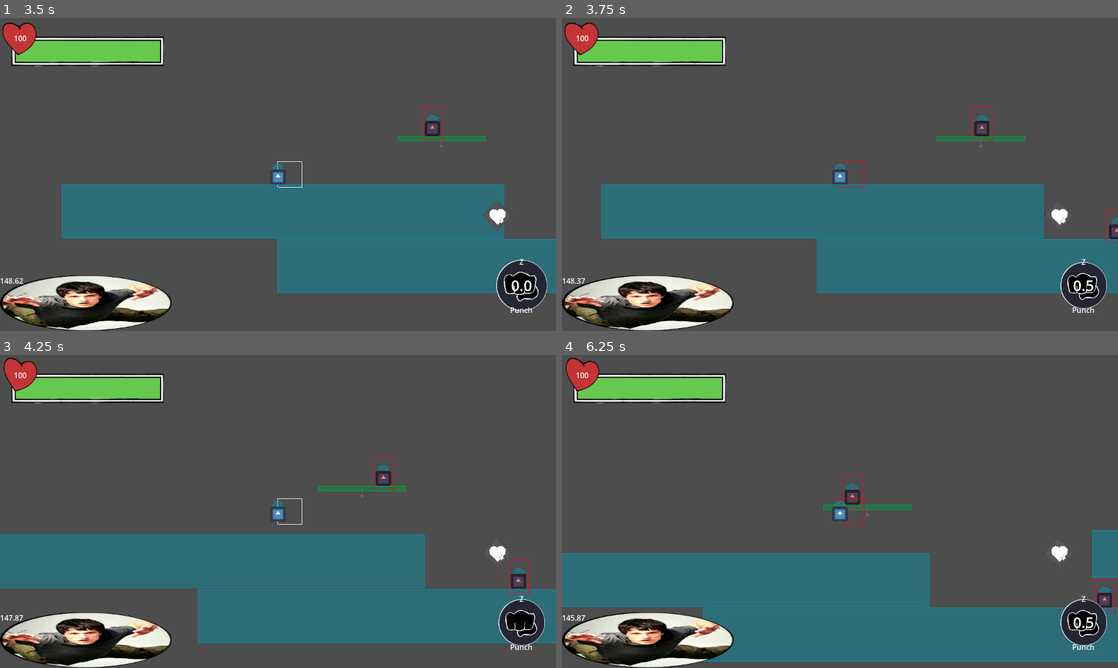
Above: before the commit, frames 1-4 (two rows, left to right).
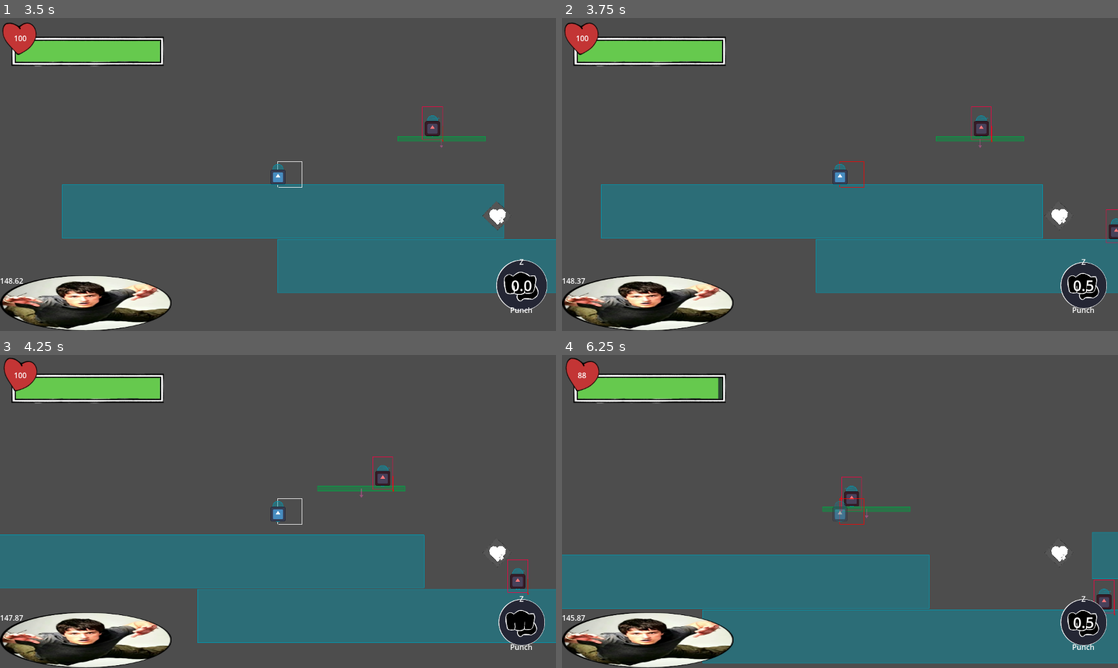
Above: after the commit, the same moments.

Repository: Normai11/gracearena
Game: Godot game, scene res://Scenes/Menus/Main/MainMenu.tscn
Same seed, same stepped clock (60 frames per second), same inputs: the game is played once before the commit and once after it. The engine's default icon, where the game draws it, is replaced by a stand-in: a white triangle on a blue panel in a dark square.
Inputs (mouse positions are in pixels of both pictures, inside the frame that each line leads up to):
- Up to frame 1 (3.5 s): click "Start" at 0.5 s; click "Start" at 1.25 s; click "BEGIN" at 2 s; click (522, 284) at 2.75 s
- Up to frame 2 (3.75 s): tap Enter at 3.5 s; move the mouse to (962, 158) at 3.52 s; hold Right (right) from 3.53 s (still down); hold Z (primary) from 3.53 s (still down)
- Up to frame 3 (4.25 s): keep holding Right (right); keep holding Z (primary); tap Up (jump) at 3.77 s; tap A (quarternary) at 3.8 s
- Up to frame 4 (6.25 s): move the mouse to (728, 527) at 4.27 s; release Z (primary) at 4.28 s; tap A (quarternary) at 4.35 s; tap Up (jump) at 4.52, 6.02 s; tap X (secondary) at 4.55 s; move the mouse to (895, 442) at 5.02 s; release Right (right) at 5.03 s; hold Left (left) 5.03-5.78 s; hold X (secondary) 5.03-5.78 s; tap C (tertiary) at 5.3, 5.85 s; move the mouse to (812, 574) at 5.77 s; hold Right (right) from 5.78 s (still down); tap Z (primary) at 6.05 s

Frame 1 is identical in both runs. In frame 2, 0.2% of the frame differs, in the area x 7-100%, y 28-88%; in frame 3, 0.3%; in frame 4, 2.9%, in the area x 0-100%, y 5-99%.

Commit message:
accel + deccel add
yay

Diff:
--- a/Scripts/Abilities/abDash.gd
+++ b/Scripts/Abilities/abDash.gd
@@ -13,11 +13,14 @@
 	abDisplay._start_cooldown(cooldown)
 	player._start_endlag(endlag + duration)
 	player.moveType = function
+	player.friction = 3
+	player.accel = 3
 	await(timer.timeout)
 	_end_cooldown()
 
 func _end_cooldown():
 	player.moveType = funcType.CONTINUE
+	side_effect()
 	timer.stop()
 
 func _physics_process(_delta: float) -> void:
@@ -29,3 +32,9 @@
 		if Input.is_action_just_pressed("jump"):
 			timer.emit_signal("timeout")
 			player.velocity.y = -player.jump_force / 1.25
+
+func side_effect() -> void:
+	var tween = get_tree().create_tween()
+	var tween2 = get_tree().create_tween()
+	tween.tween_property(player, "friction", 20, 0.5)
+	tween2.tween_property(player, "accel", 90, 0.5)
--- a/Scripts/Abilities/abRam.gd
+++ b/Scripts/Abilities/abRam.gd
@@ -1,8 +1,10 @@
 extends abilityTemp
 
 @export var speedCap : float
+var currentSpeed : float = 0.0
 @export var ramPierce : int = 1
 var kills : int = 0
+var cancelled : bool = false
 
 @onready var timer = $durTimer
 @onready var hurtbox = $hurtbox
@@ -14,7 +16,7 @@
 	collision.disabled = true
 	print("Loaded!")
 
-func _physics_process(_delta: float) -> void:
+func _physics_process(delta: float) -> void:
 	hurtbox.position = player.position
 	if player.direction != 0:
 		if player.direction == 1:
@@ -22,46 +24,72 @@
 		else:
 			hurtbox.rotation_degrees = 180
 	if timer.time_left > 0:
-		player.velocity.x = player.direction * speedCap
+		var velocityWeight : float = delta * (player.accel if player.moveNode.get_movement_input() else player.friction)
+		player.velocity.x = lerp(player.velocity.x, player.direction * currentSpeed, velocityWeight)
 		player.move_and_slide()
 		if player.is_on_wall():
 			timer.emit_signal("timeout")
 			player.velocity.y = -1300
+			player.accel = 90
+			player.friction = 20
 			player.stun(-player.direction, speedCap / 3)
 		if abilitySlot == 0:
 			if !Input.is_action_pressed("primary"):
+				cancelled = true
 				timer.emit_signal("timeout")
 		elif abilitySlot == 1:
 			if !Input.is_action_pressed("secondary"):
+				cancelled = true
 				timer.emit_signal("timeout")
 		elif abilitySlot == 2:
 			if !Input.is_action_pressed("tertiary"):
+				cancelled = true
 				timer.emit_signal("timeout")
 		elif abilitySlot == 3:
 			if !Input.is_action_pressed("quarternary"):
+				cancelled = true
 				timer.emit_signal("timeout")
 
 func _ability_activate():
+	player.friction = 1
+	player.accel = 1
 	timer.start()
 	collision.disabled = false
 	player._start_endlag(endlag + duration)
 	player.moveType = function
+	currentSpeed = speedCap
 	await(timer.timeout)
 	_end_cooldown()
+	side_effect()
 
 func _end_cooldown():
 	timer.stop()
 	abDisplay._start_cooldown(cooldown)
 	collision.set_deferred("disabled", true)
-	player.moveType = funcType.CONTINUE
 	player._start_endlag(1)
 
 func body_check(body: Node) -> void:
 	#print(body)
 	if body is Enemy:
 		kills += 1
+		currentSpeed -= 200
 		body.damage_by(dmg, player.direction)
 		if kills >= ramPierce:
 			timer.emit_signal("timeout")
 			player.velocity.y = -1300
+			player.accel = 90
+			player.friction = 20
 			player.stun(-player.direction, speedCap / 3)
+
+func side_effect() -> void:
+	if 1 == 1:
+	#if !cancelled:
+		var tween = get_tree().create_tween()
+		var tween2 = get_tree().create_tween()
+		tween.tween_property(player, "friction", 20, 0.75)
+		tween2.tween_property(player, "accel", 90, 0.75)
+	else:
+		pass #inflict slowness effect
+	var timer = get_tree().create_timer(0.3)
+	await timer.timeout
+	player.moveType = funcType.CONTINUE
--- a/Scripts/Characters/player.gd
+++ b/Scripts/Characters/player.gd
@@ -16,6 +16,8 @@
 @export var gravity_cap : float = 1500.0
 
 @export_category("Attributes")
+@export var accel : float = 90.0
+@export var friction : float = 20.0
 @export var max_health : float = 100.0
 @export var health : float = 100.0
 @export var abilities : Array[int] = []
@@ -102,19 +104,18 @@
 				trigger_ability(abilities[3])
 
 func _physics_process(delta: float) -> void:
+	var movement = moveNode.get_movement_input()
 	var speed : float = move_speed
-
 	if moveNode.get_sprint():
 		speed = move_speed * 1.55
-	var movement = moveNode.get_movement_input() * speed
+	if moveType != 2 && moveType != 1 && moveType != 5:
+		if !movement == 0:
+			direction = movement
+
 	if moveType == 5:
 		movement = 0
-	elif stunned:
-		movement = stunDir * stunDist
 
-	if moveType != 2 && moveType != 1 && moveType != 5:
-		if moveNode.get_movement_input() != 0:
-			direction = moveNode.get_movement_input()
+	var velocityWeight : float = delta * (accel if movement else friction)
 
 	# jump input
 	if moveNode.get_jump() && is_on_floor():
@@ -125,10 +126,14 @@
 	velocity.y += gravity * delta
 	if velocity.y >= gravity_cap:
 		velocity.y = gravity_cap
-	velocity.x = movement
+
+	if !stunned:
+		velocity.x = lerp(velocity.x, movement * speed, velocityWeight)
+	else:
+		velocity.x = lerp(velocity.x, stunDir * stunDist, velocityWeight)
+
 	if moveType == 1:
-		velocity.x = 0
-		velocity.y = 0
+		velocity = Vector2.ZERO
 	move_and_slide()
 	if is_on_floor():
 		stunned = false
